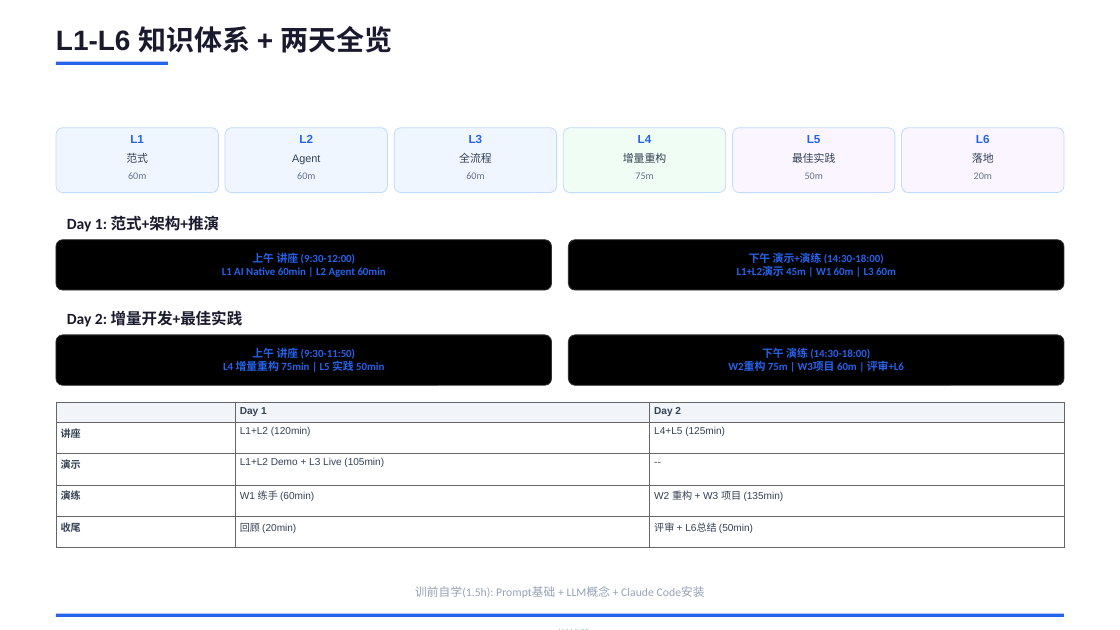
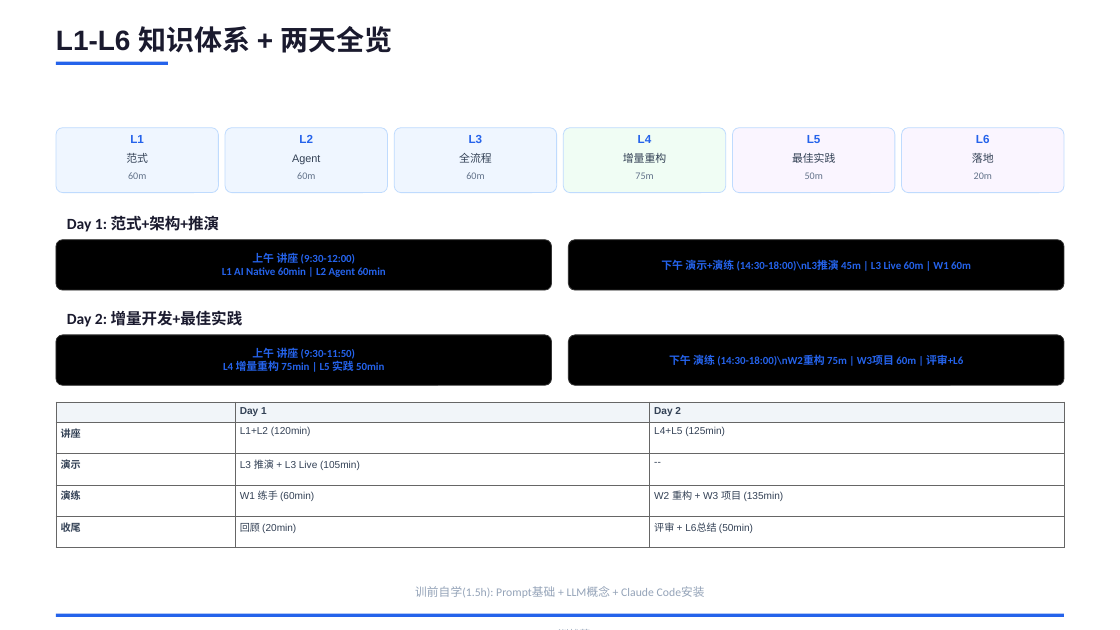
Before and after one commit to JungleTestLabs/ai-coding-training, a slide deck: slide 2 of docs/AI-Native-训战营-介绍与日程.pptx. Drawn at 1120x630 pixels with LibreOffice and Linux fonts; fonts in the diff are those of the drawing. Boxes give left, top, right and bottom in pixels: in the first picture for what was removed or moved away, otherwise in the second. Text is boxed around its words. In the diff, an @@ line names an element or a change of style, - is before the commit and + after.

Commit message:
fix: PPTX概览框也同步Day1下午L3推演顺序

```diff
--- a/docs/AI-Native-训战营-介绍与日程.pptx
+++ b/docs/AI-Native-训战营-介绍与日程.pptx
@@ text at (661,260,971,271): text changed @@
-下午 演示+演练 (14:30-18:00)
-L1+L2演示 45m | W1 60m | L3 60m
+下午 演示+演练 (14:30-18:00)\nL3推演 45m | L3 Live 60m | W1 60m
@@ text at (669,354,963,366): text changed @@
-下午 演练 (14:30-18:00)
-W2重构 75m | W3项目 60m | 评审+L6
+下午 演练 (14:30-18:00)\nW2重构 75m | W3项目 60m | 评审+L6
@@ table at (56,402,1064,538) @@
-row 3, column 2: L1+L2 Demo + L3 Live (105min)
+row 3, column 2: L3 推演 + L3 Live (105min)
```
